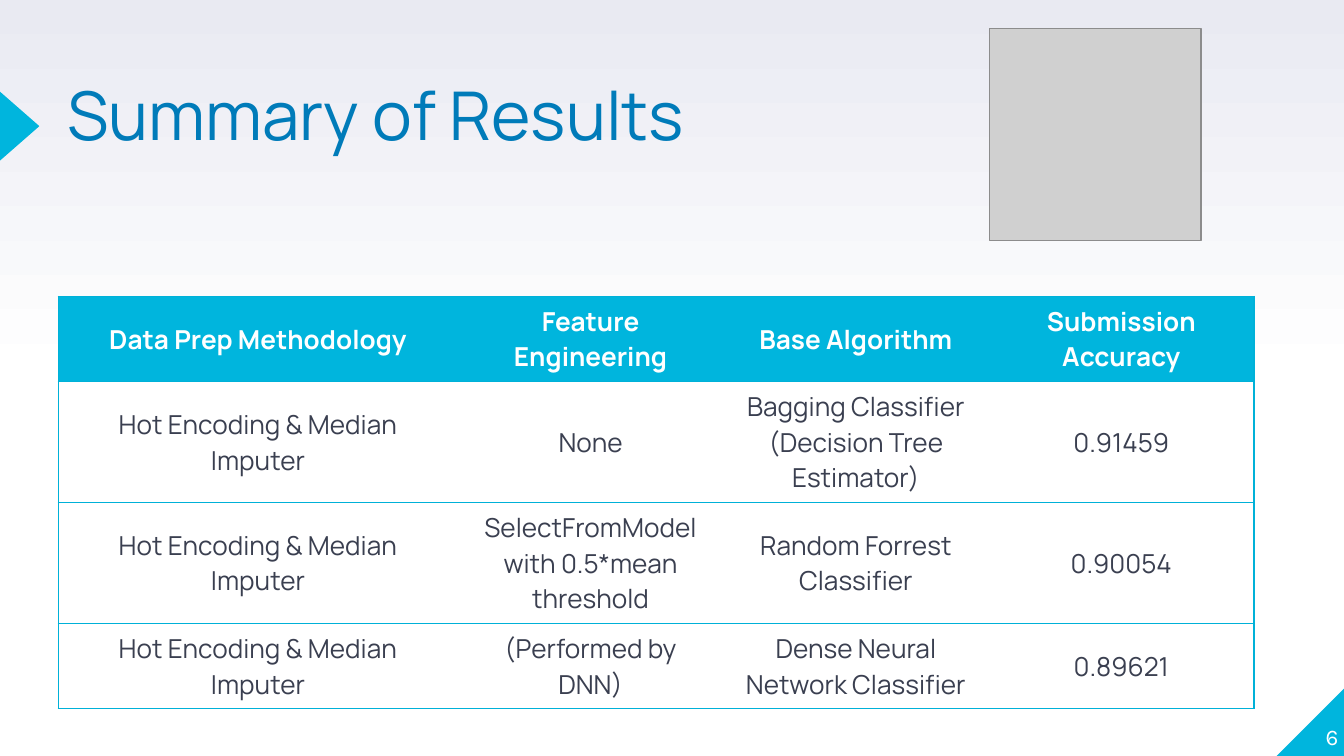
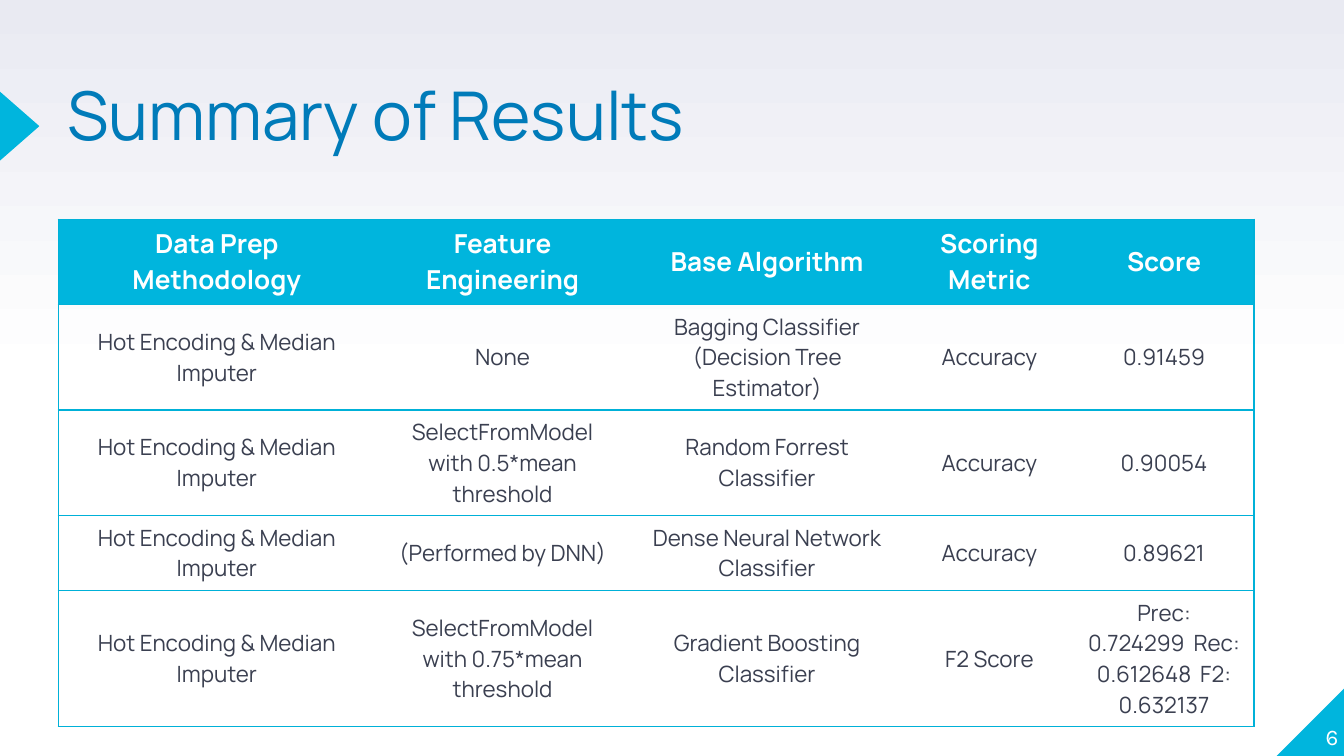
Before and after one commit to oliverfoster27/Kaggle-ColombusRetailClassification, a slide deck: slide 6 of misc/Final Presentation.pptx. Drawn at 1344x756 pixels with LibreOffice and Linux fonts; fonts in the diff are those of the drawing; grey boxes stand for pictures. Boxes give left, top, right and bottom in pixels: in the first picture for what was removed or moved away, otherwise in the second. Text is boxed around its words. In the diff, an @@ line names an element or a change of style, - is before the commit and + after.

Commit message:
Updated presentation

```diff
--- a/misc/Final Presentation.pptx
+++ b/misc/Final Presentation.pptx
@@ picture removed at (x1=989, y1=28, x2=1200, y2=239) @@
@@ table at (x1=58, y1=219, x2=1254, y2=718) @@
-Data Prep Methodology | Feature Engineering | Base Algorithm | Submission Accuracy
-Hot Encoding & Median Imputer | None | Bagging Classifier (Decision Tree Estimator) | 0.91459
-Hot Encoding & Median Imputer | SelectFromModel with 0.5*mean threshold | Random Forrest Classifier | 0.90054
-Hot Encoding & Median Imputer | (Performed by DNN) | Dense Neural Network Classifier | 0.89621
+Data Prep Methodology | Feature Engineering | Base Algorithm | Scoring Metric | Score
+Hot Encoding & Median Imputer | None | Bagging Classifier (Decision Tree Estimator) | Accuracy | 0.91459
+Hot Encoding & Median Imputer | SelectFromModel with 0.5*mean threshold | Random Forrest Classifier | Accuracy | 0.90054
+Hot Encoding & Median Imputer | (Performed by DNN) | Dense Neural Network Classifier | Accuracy | 0.89621
+Hot Encoding & Median Imputer | SelectFromModel with 0.75*mean threshold | Gradient Boosting Classifier | F2 Score | Prec: 0.724299 Rec: 0.612648 F2: 0.632137
@@ table resized from (x1=58, y1=297, x2=1251, y2=705) to (x1=58, y1=219, x2=1254, y2=718) @@
```
Also in this commit, not shown: 1 other slide changed, 4 other files.
